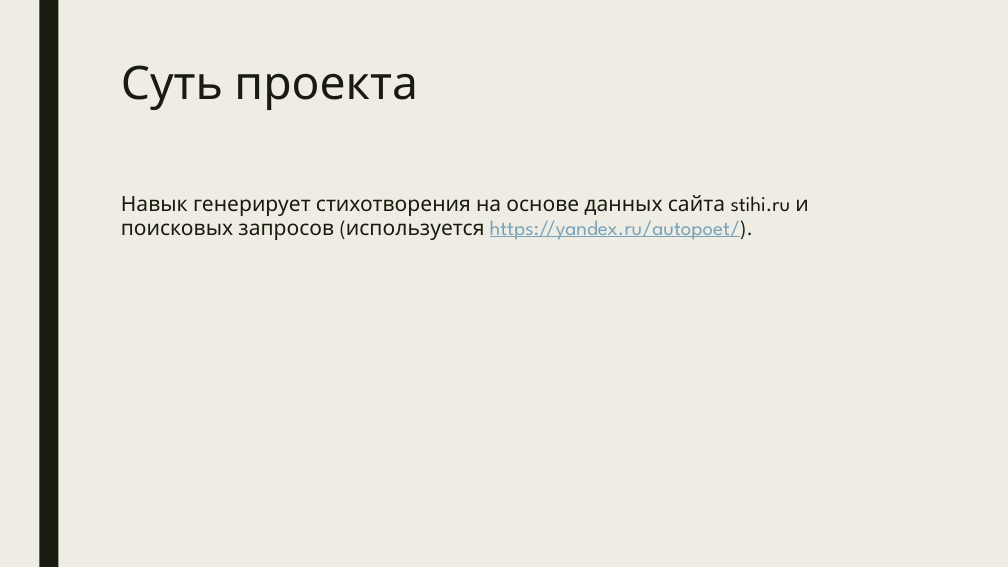
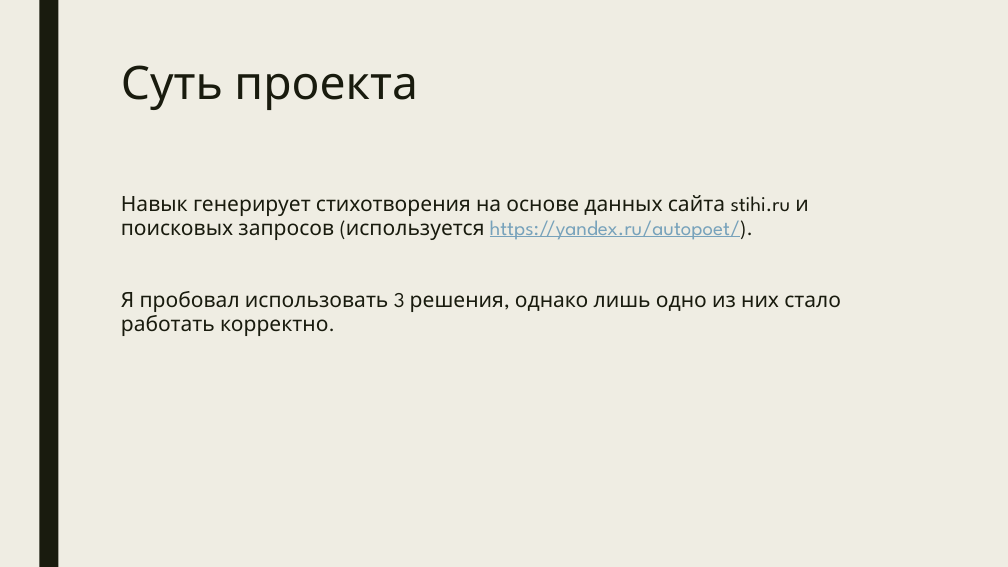
Before and after one commit to nsuglob/alice-generate-poems, a slide deck: slide 2 of doc_ru.pptx. Drawn at 1008x567 pixels with LibreOffice and Linux fonts; fonts in the diff are those of the drawing. Boxes give left, top, right and bottom in pixels: in the first picture for what was removed or moved away, otherwise in the second. Text is boxed around its words. In the diff, an @@ line names an element or a change of style, - is before the commit and + after.

```diff
--- a/doc_ru.pptx
+++ b/doc_ru.pptx
@@ text at (121, 291, 841, 336): paragraph added @@
+Я пробовал использовать 3 решения, однако лишь одно из них стало работать корректно.
```
Also in this commit, not shown: 2 other slides changed, 11 slides added.
